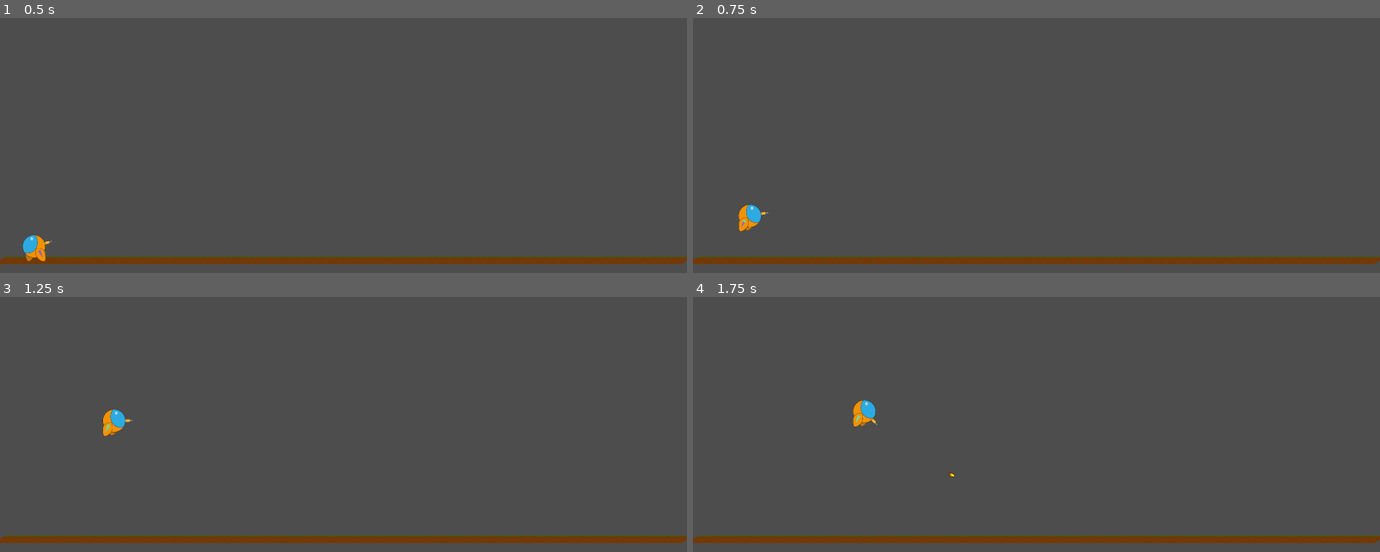
Above: before the commit, frames 1-4 (two rows, left to right).
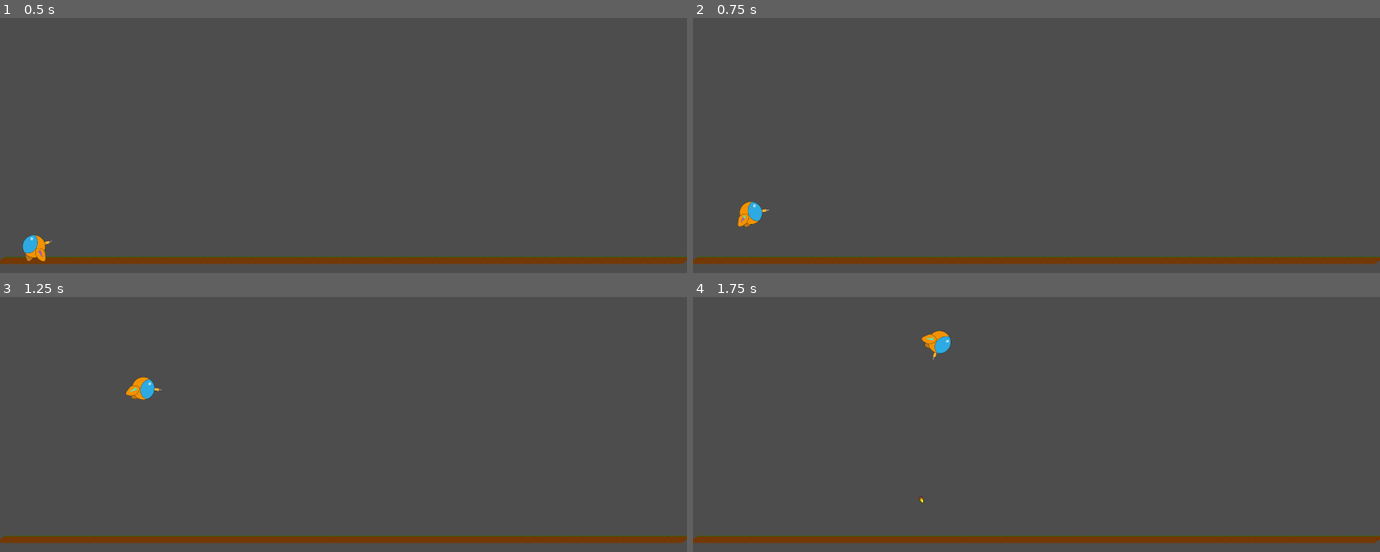
Above: after the commit, the same moments.

Repository: Jeremiejade/rose
Game: Godot game, scene res://scenes/Level/level.tscn
Same seed, same stepped clock (60 frames per second), same inputs: the game is played once before the commit and once after it. This scene is started directly instead of the project's main scene.
Inputs (mouse positions are in pixels of both pictures, inside the frame that each line leads up to):
- Up to frame 1 (0.5 s): no input
- Up to frame 2 (0.75 s): move the mouse to (1187, 140) at 0.52 s; hold D (move_right) from 0.53 s (still down); hold Space (jump) from 0.53 s (still down)
- Up to frame 3 (1.25 s): keep holding D (move_right); keep holding Space (jump)
- Up to frame 4 (1.75 s): keep holding D (move_right); move the mouse to (899, 447) at 1.27 s; release Space (jump) at 1.28 s; click (899, 447) at 1.35 s; tap Space (jump) at 1.52, 1.55 s

Frame 1 is identical in both runs. In frame 2, 0.2% of the frame differs, in the area x 6-12%, y 72-84%; in frame 3, 0.6%; in frame 4, 0.6%, in the area x 23-39%, y 13-81%.

Commit message:
refacto: direction on floor

Diff:
--- a/project.godot
+++ b/project.godot
@@ -19,6 +19,10 @@
 
 window/size/viewport_width=1800
 window/size/viewport_height=720
+
+[editor]
+
+movie_writer/mjpeg_quality=0.21
 
 [input]
 
--- a/scenes/Level/level.tscn
+++ b/scenes/Level/level.tscn
@@ -1,10 +1,15 @@
-[gd_scene load_steps=4 format=3 uid="uid://ue6otj6bwght"]
+[gd_scene load_steps=6 format=3 uid="uid://ue6otj6bwght"]
 
 [ext_resource type="Texture2D" uid="uid://h5iq4it5kewa" path="res://assets/level_1/ground.jpg" id="1_4tl78"]
 [ext_resource type="PackedScene" uid="uid://dymyjfjvgoyg5" path="res://scenes/NewPlayer/new_player.tscn" id="3_ggv0q"]
 
 [sub_resource type="WorldBoundaryShape2D" id="WorldBoundaryShape2D_b5p4l"]
 distance = -621.0
+
+[sub_resource type="PhysicsMaterial" id="PhysicsMaterial_676nv"]
+
+[sub_resource type="RectangleShape2D" id="RectangleShape2D_vlvsn"]
+size = Vector2(36, 705)
 
 [node name="Level" type="Node2D"]
 
@@ -25,3 +30,14 @@
 [node name="NewPlayer" parent="." instance=ExtResource("3_ggv0q")]
 position = Vector2(89, 516)
 scale = Vector2(0.5, 0.5)
+
+[node name="StaticBody2D" type="StaticBody2D" parent="."]
+physics_material_override = SubResource("PhysicsMaterial_676nv")
+
+[node name="CollisionShape2D" type="CollisionShape2D" parent="StaticBody2D"]
+position = Vector2(-17, 342.5)
+shape = SubResource("RectangleShape2D_vlvsn")
+
+[node name="CollisionShape2D2" type="CollisionShape2D" parent="StaticBody2D"]
+position = Vector2(1820, 356)
+shape = SubResource("RectangleShape2D_vlvsn")
--- a/scenes/NewPlayer/new_player.gd
+++ b/scenes/NewPlayer/new_player.gd
@@ -9,7 +9,7 @@
 var jumpFuelIsLoad = false
 
 func _physics_process(delta: float) -> void:
-	$sprites/FrontLeg/FuelGauge.value = (curentJumpFuel / TOTAL_JUMP_FUEL)*100
+	$sprites/FrontLeg/FuelGauge.value = (curentJumpFuel / TOTAL_JUMP_FUEL) * 100
 	# Add the gravity.
 	if not is_on_floor():
 		velocity += get_gravity() * delta
@@ -17,26 +17,39 @@
 	if is_on_floor():
 		if curentJumpFuel < TOTAL_JUMP_FUEL:
 			curentJumpFuel += 1000 * delta
-		else:
+		elif curentJumpFuel > TOTAL_JUMP_FUEL:
 			curentJumpFuel = TOTAL_JUMP_FUEL
 
-	if Input.is_action_pressed("jump") and curentJumpFuel > 0:
+
+
+	var direction = Input.get_axis("move_left", "move_right")
+	if is_on_floor():
+		movingOnTheFloor(direction)
+	else:
+		flying(direction, delta)
+
+	if Input.is_action_just_pressed("jump") and curentJumpFuel > 0 and is_on_floor():
 		velocity.y = JUMP_VELOCITY
 		curentJumpFuel -= 500 * delta
 
-	var direction = Input.get_axis("move_left", "move_right")
-	if direction < 0:
-		$sprites.scale.x = 1
-	elif  direction > 0:
-		$sprites.scale.x = -1
+	var animationState = _animationState(direction);
+	$AnimationPlayer.play(animationState)
+	move_and_slide()
 
-	if direction:
+func flying(direction: float, delta: float) -> void:
+	if direction != 0:
+		rotate(direction * delta)
+	if Input.is_action_pressed("jump") and curentJumpFuel > 0:
+		var v = Vector2(0,JUMP_VELOCITY).rotated(rotation)
+		curentJumpFuel -= 500 * delta
+		velocity += v * delta * 3.5
+
+func movingOnTheFloor(direction: float) -> void:
+	if direction != 0:
+		$sprites.scale.x = -direction
 		velocity.x = direction * SPEED
 	else:
 		velocity.x = move_toward(velocity.x, 0, SPEED)
-	var animationState = _animationState(direction);
-	$AnimationPlayer.play(animationState)
-	move_and_slide()
 
 func _animationState(direction: float) -> String:
 	if not is_on_floor():
